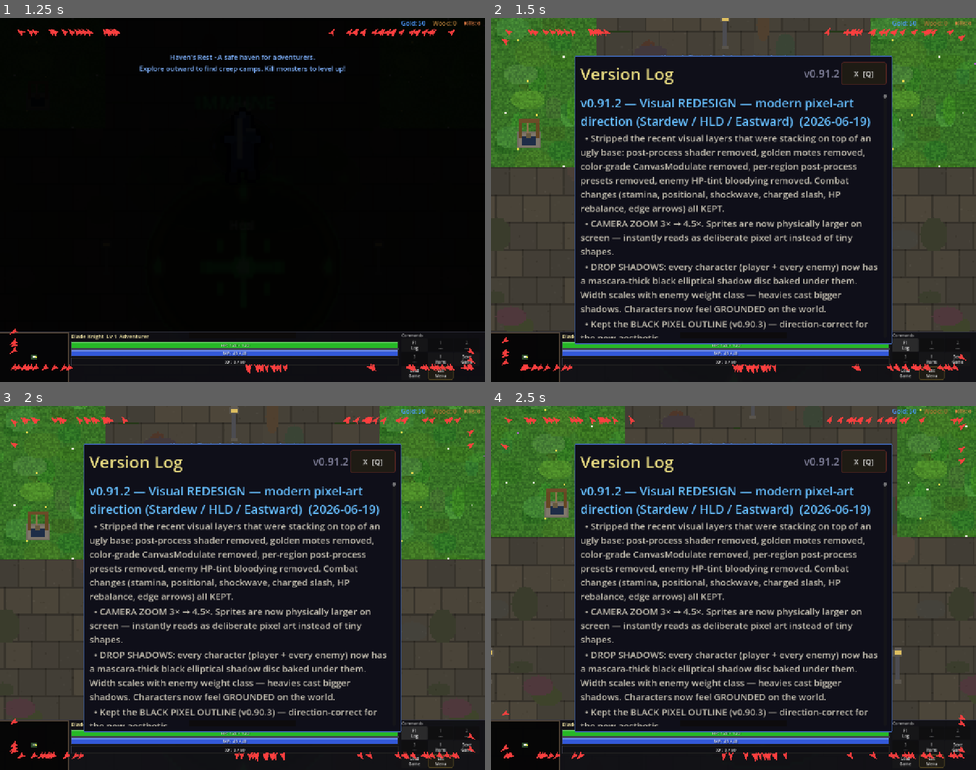
Above: before the commit, frames 1-4 (two rows, left to right).
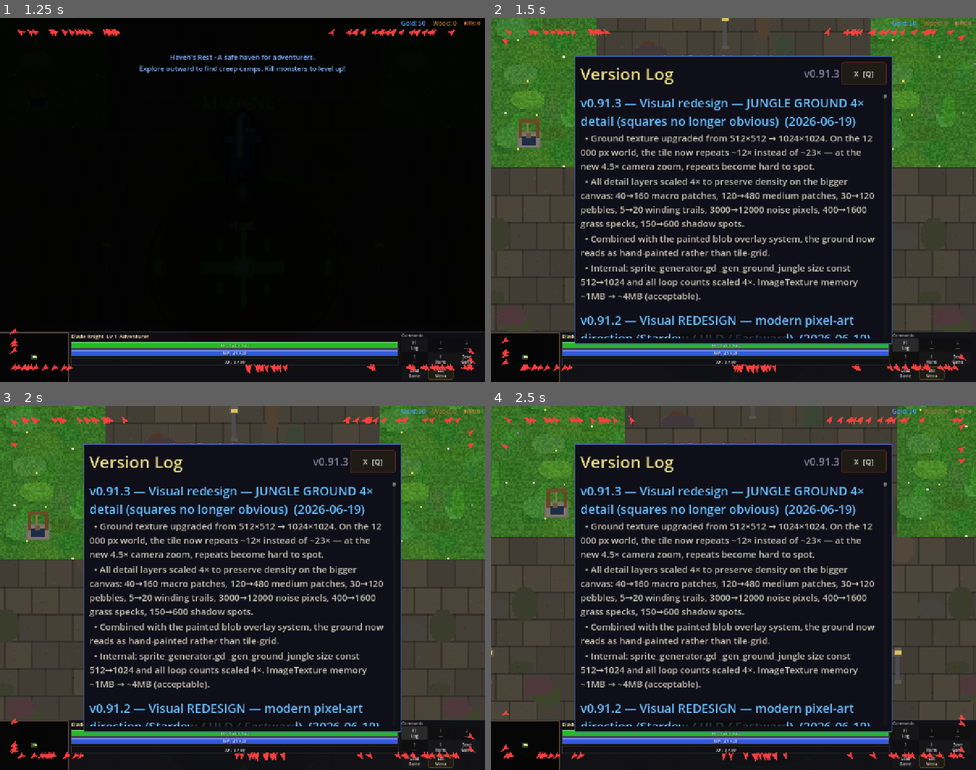
Above: after the commit, the same moments.

Repository: slxny/legends-open-rpg
Game: Godot game, scene res://scenes/main.tscn
The game is run twice, just before and just after one commit, with the same random seed, the same clock (stepped at 60 frames per second) and the same inputs.
Inputs (mouse positions are in pixels of both pictures, inside the frame that each line leads up to):
- Up to frame 1 (1.25 s): tap Enter at 0.5 s; move the mouse to (218, 272) at 0.52 s; hold W (move_up) from 0.53 s (still down); hold Q (ability_1) from 0.53 s (still down); click (218, 272) at 0.67 s
- Up to frame 2 (1.5 s): release W (move_up) at 1.25 s; release Q (ability_1) at 1.25 s; click "F1 Log" at 1.25 s
- Up to frame 3 (2 s): no input
- Up to frame 4 (2.5 s): drag from (524, 744) to (733, 697) at 2.02 s

Frame 1 is identical in both runs. In frame 2, 12% of the frame differs, in the area x 18-80%, y 15-88%; in frame 3, 12%; in frame 4, 12%.

Commit message:
v0.91.3: Jungle ground 4x detail (squares no longer obvious)
Ground texture 512x512 -> 1024x1024. Tile now repeats ~12x on the
12000px world instead of ~23x. With new 4.5x camera zoom, repeats
become hard to spot.

All detail layers scaled 4x for density:
- 40 -> 160 macro patches
- 120 -> 480 medium patches
- 30 -> 120 pebbles
- 5 -> 20 winding trails
- 3000 -> 12000 noise pixels
- 1600 grass specks (was 400)
- 600 shadow spots (was 150)

Co-Authored-By: Claude Opus 4.7 (1M context) <noreply@anthropic.com>

Diff:
--- a/scenes/ui/changelog_dialog.gd
+++ b/scenes/ui/changelog_dialog.gd
@@ -9,9 +9,20 @@
 var _is_visible: bool = false
 var _is_mobile: bool = false
 
-const GAME_VERSION := "v0.91.2"
+const GAME_VERSION := "v0.91.3"
 
 const CHANGELOG: Array[Dictionary] = [
+	{
+		"version": "v0.91.3",
+		"title": "Visual redesign — JUNGLE GROUND 4× detail (squares no longer obvious)",
+		"date": "2026-06-19",
+		"entries": [
+			"Ground texture upgraded from 512×512 → 1024×1024. On the 12 000 px world, the tile now repeats ~12× instead of ~23× — at the new 4.5× camera zoom, repeats become hard to spot.",
+			"All detail layers scaled 4× to preserve density on the bigger canvas: 40→160 macro patches, 120→480 medium patches, 30→120 pebbles, 5→20 winding trails, 3000→12000 noise pixels, 400→1600 grass specks, 150→600 shadow spots.",
+			"Combined with the painted blob overlay system, the ground now reads as hand-painted rather than tile-grid.",
+			"Internal: sprite_generator.gd _gen_ground_jungle size const 512→1024 and all loop counts scaled 4×. ImageTexture memory ~1MB → ~4MB (acceptable).",
+		]
+	},
 	{
 		"version": "v0.91.2",
 		"title": "Visual REDESIGN — modern pixel-art direction (Stardew / HLD / Eastward)",
--- a/scripts/autoloads/sprite_generator.gd
+++ b/scripts/autoloads/sprite_generator.gd
@@ -4406,7 +4406,10 @@
 # ============================================================
 
 func _gen_ground_jungle() -> void:
-	var size = 512
+	# v0.91.3 — bumped 512 → 1024 to halve visible tiling on 12 000 px world
+	# (was repeating ~23× across the map → now ~12×). With the new 4.5×
+	# camera zoom, on-screen repeats become rare enough to read as "painted".
+	var size = 1024
 	var img = Image.create(size, size, false, Image.FORMAT_RGBA8)
 	# Base dark jungle green
 	img.fill(Color(0.06, 0.14, 0.04))
@@ -4416,7 +4419,8 @@
 
 	# --- Large biome-scale patches for macro variation ---
 	# These create distinct zones so each 128px section looks different
-	for _i in range(40):
+	# v0.91.3 — counts scaled 4× since texture went 512→1024 (4× area).
+	for _i in range(160):
 		var cx = rng.randi_range(0, size - 1)
 		var cy = rng.randi_range(0, size - 1)
 		var rx = rng.randi_range(30, 100)
@@ -4456,7 +4460,7 @@
 		_fill_ellipse(img, cx, cy, rx, ry, patch_color)
 
 	# --- Medium detail patches for mid-range texture ---
-	for _i in range(120):
+	for _i in range(480):
 		var cx = rng.randi_range(0, size - 1)
 		var cy = rng.randi_range(0, size - 1)
 		var rx = rng.randi_range(6, 25)
@@ -4482,7 +4486,7 @@
 		_fill_ellipse(img, cx, cy, rx, ry, c)
 
 	# --- Small rocky/pebble clusters ---
-	for _i in range(30):
+	for _i in range(120):
 		var cx = rng.randi_range(0, size - 1)
 		var cy = rng.randi_range(0, size - 1)
 		var rx = rng.randi_range(2, 6)
@@ -4494,7 +4498,7 @@
 		_fill_ellipse(img, cx, cy, rx, ry, c)
 
 	# --- Winding path-like trails (connect random points) ---
-	for _trail in range(5):
+	for _trail in range(20):
 		var px = rng.randf_range(0, size)
 		var py = rng.randf_range(0, size)
 		var trail_color = Color(
@@ -4511,7 +4515,7 @@
 			_fill_ellipse(img, ix, iy, rng.randi_range(2, 5), rng.randi_range(1, 4), trail_color)
 
 	# Fine pixel noise for texture grain
-	for _i in range(3000):
+	for _i in range(12000):
 		var x = rng.randi_range(0, size - 1)
 		var y = rng.randi_range(0, size - 1)
 		var existing = img.get_pixel(x, y)
@@ -4522,7 +4526,7 @@
 			clampf(existing.b + variation * 0.5, 0.01, 0.12)))
 
 	# Bright green specks (grass tips catching light)
-	for _i in range(400):
+	for _i in range(1600):
 		var x = rng.randi_range(0, size - 1)
 		var y = rng.randi_range(0, size - 1)
 		img.set_pixel(x, y, Color(
@@ -4531,7 +4535,7 @@
 			rng.randf_range(0.06, 0.14)))
 
 	# Tiny dark shadow spots (root shadows, leaf litter)
-	for _i in range(150):
+	for _i in range(600):
 		var x = rng.randi_range(0, size - 2)
 		var y = rng.randi_range(0, size - 2)
 		var dark = Color(0.03, 0.06, 0.02)
